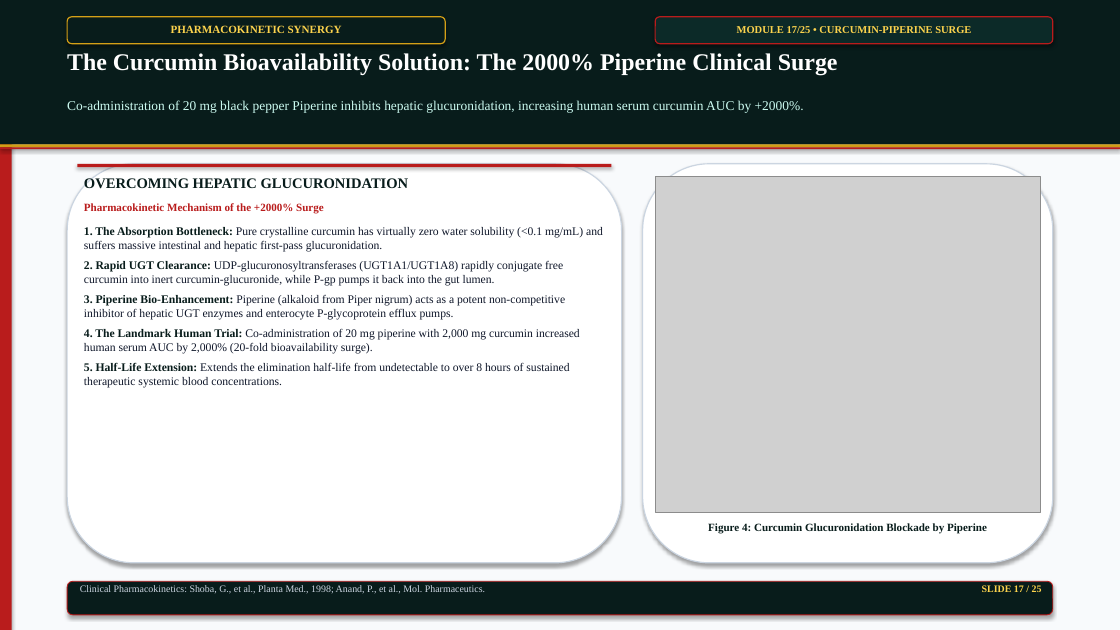
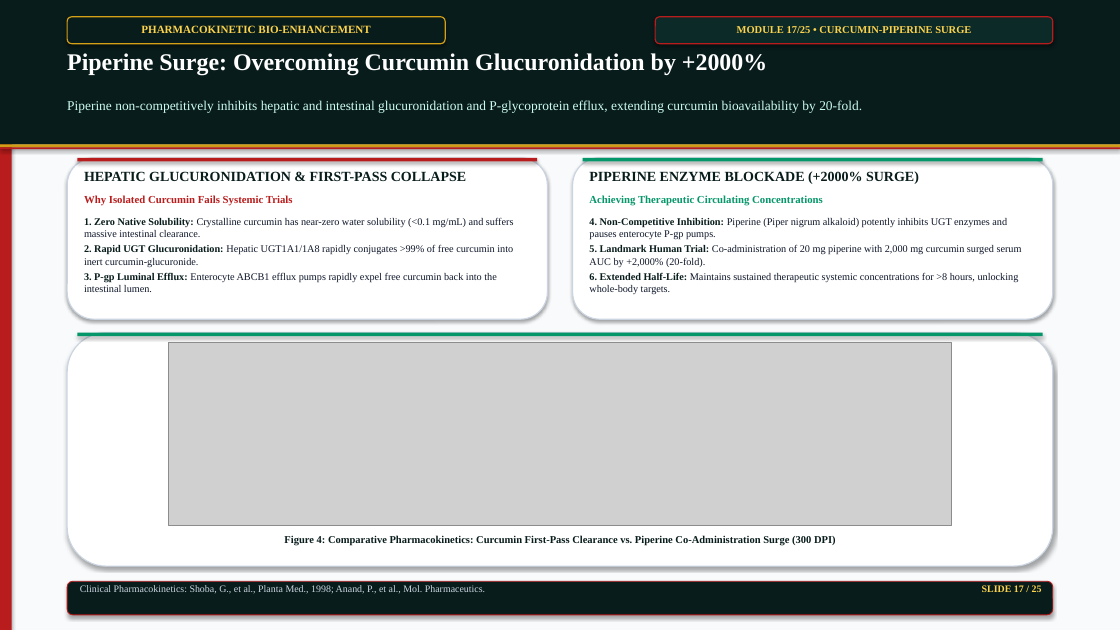
Before and after one commit to satyasanatan989/academic-presentation-engine, a slide deck: slide 17 of samples/phytochemicals_25slides_master_deck.pptx. Drawn at 1120x630 pixels with LibreOffice and Linux fonts; fonts in the diff are those of the drawing; grey boxes stand for pictures. Boxes give left, top, right and bottom in pixels: in the first picture for what was removed or moved away, otherwise in the second. Text is boxed around its words. In the diff, an @@ line names an element or a change of style, - is before the commit and + after.

```diff
--- a/samples/phytochemicals_25slides_master_deck.pptx
+++ b/samples/phytochemicals_25slides_master_deck.pptx
@@ text in rounded rectangle at bbox=[141, 25, 370, 33]: text changed @@
-PHARMACOKINETIC SYNERGY
+PHARMACOKINETIC BIO-ENHANCEMENT
@@ text at bbox=[67, 53, 767, 75]: text changed @@
-The Curcumin Bioavailability Solution: The 2000% Piperine Clinical Surge
+Piperine Surge: Overcoming Curcumin Glucuronidation by +2000%
@@ text at bbox=[67, 100, 862, 113]: text changed @@
-Co-administration of 20 mg black pepper Piperine inhibits hepatic glucuronidation, increasing human serum curcumin AUC by +2000%.
+Piperine non-competitively inhibits hepatic and intestinal glucuronidation and P-glycoprotein efflux, extending curcumin bioavailability by 20-fold.
@@ rounded rectangle: place and size @@
-rounded rectangle at bbox=[67, 164, 622, 563]
+rounded rectangle at bbox=[67, 158, 548, 319]
@@ rectangle: place and size @@
-rectangle at bbox=[77, 164, 612, 167]
+rectangle at bbox=[77, 158, 538, 161]
@@ text at bbox=[84, 171, 466, 181]: text changed; size 12.5 to 12 pt @@
-OVERCOMING HEPATIC GLUCURONIDATION
+HEPATIC GLUCURONIDATION & FIRST-PASS COLLAPSE
@@ rounded rectangle: place and size @@
-rounded rectangle at bbox=[643, 164, 1053, 563]
+rounded rectangle at bbox=[573, 158, 1054, 319]
@@ rectangle added at bbox=[583, 158, 1044, 161], fill #059669 @@
@@ text at bbox=[589, 171, 919, 184]: text changed; size 9.5 to 12 pt @@
-Figure 4: Curcumin Glucuronidation Blockade by Piperine
+PIPERINE ENZYME BLOCKADE (+2000% SURGE)
@@ picture removed at bbox=[655, 176, 1040, 513] @@
@@ text at bbox=[84, 195, 293, 206]: text changed; size 9.5 to 9.2 pt @@
-Pharmacokinetic Mechanism of the +2000% Surge
+Why Isolated Curcumin Fails Systemic Trials
@@ text added at bbox=[589, 195, 823, 206], 9.2 pt, text #059669, bold @@
+Achieving Therapeutic Circulating Concentrations
@@ text at bbox=[84, 217, 514, 292]: text changed; size 10 to 8.8 pt @@
-1. The Absorption Bottleneck: Pure crystalline curcumin has virtually zero water solubility (<0.1 mg/mL) and suffers massive intestinal and hepatic first-pass glucuronidation.
-2. Rapid UGT Clearance: UDP-glucuronosyltransferases (UGT1A1/UGT1A8) rapidly conjugate free curcumin into inert curcumin-glucuronide, while P-gp pumps it back into the gut lumen.
-3. Piperine Bio-Enhancement: Piperine (alkaloid from Piper nigrum) acts as a potent non-competitive inhibitor of hepatic UGT enzymes and enterocyte P-glycoprotein efflux pumps.
-4. The Landmark Human Trial: Co-administration of 20 mg piperine with 2,000 mg curcumin increased human serum AUC by 2,000% (20-fold bioavailability surge).
-5. Half-Life Extension: Extends the elimination half-life from undetectable to over 8 hours of sustained therapeutic systemic blood concentrations.
+1. Zero Native Solubility: Crystalline curcumin has near-zero water solubility (<0.1 mg/mL) and suffers massive intestinal clearance.
+2. Rapid UGT Glucuronidation: Hepatic UGT1A1/1A8 rapidly conjugates >99% of free curcumin into inert curcumin-glucuronide.
+3. P-gp Luminal Efflux: Enterocyte ABCB1 efflux pumps rapidly expel free curcumin back into the intestinal lumen.
@@ text added at bbox=[589, 218, 1022, 294], 8.8 pt, text #0F172A @@
+4. Non-Competitive Inhibition: Piperine (Piper nigrum alkaloid) potently inhibits UGT enzymes and pauses enterocyte P-gp pumps.
+5. Landmark Human Trial: Co-administration of 20 mg piperine with 2,000 mg curcumin surged serum AUC by +2,000% (20-fold).
+6. Extended Half-Life: Maintains sustained therapeutic systemic concentrations for >8 hours, unlocking whole-body targets.
@@ rounded rectangle added at bbox=[67, 333, 1053, 566], fill #FFFFFF, outline #CBD5E1 1 pt @@
@@ rectangle added at bbox=[77, 333, 1043, 336], fill #059669 @@
@@ picture added at bbox=[169, 343, 951, 526] @@
@@ text added at bbox=[284, 535, 836, 546], 9 pt, text #081C1B, bold @@
+Figure 4: Comparative Pharmacokinetics: Curcumin First-Pass Clearance vs. Piperine Co-Administration Surge (300 DPI)
```
Also in this commit, not shown: 22 other slides changed, 1 slide added, 1 slide removed, 53 other files.
